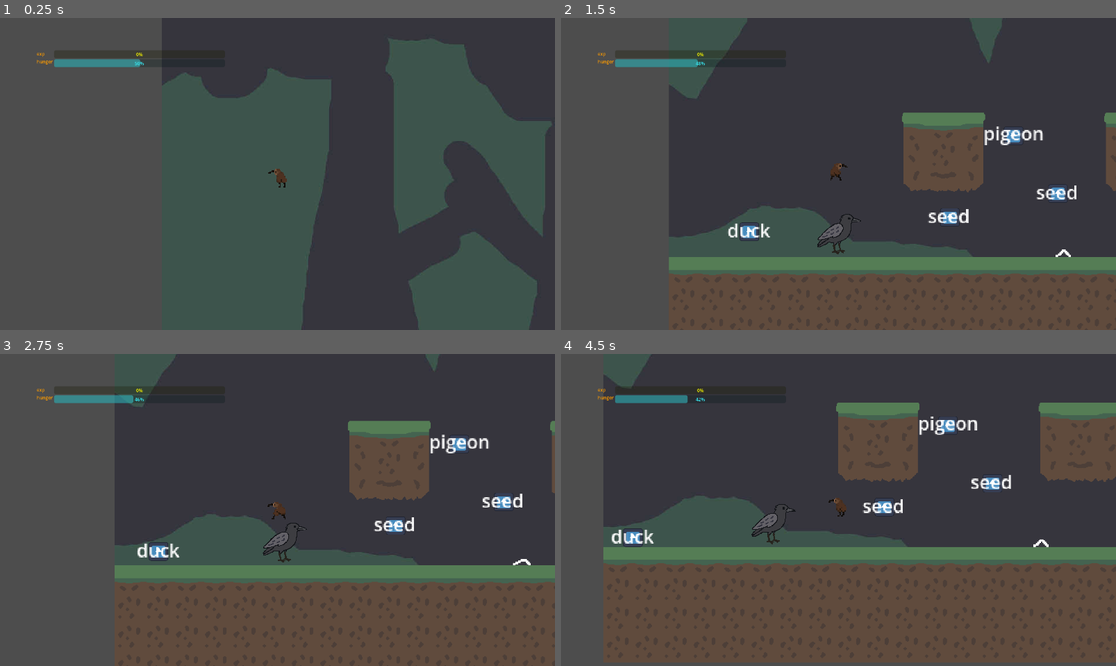
Above: before the commit, frames 1-4 (two rows, left to right).
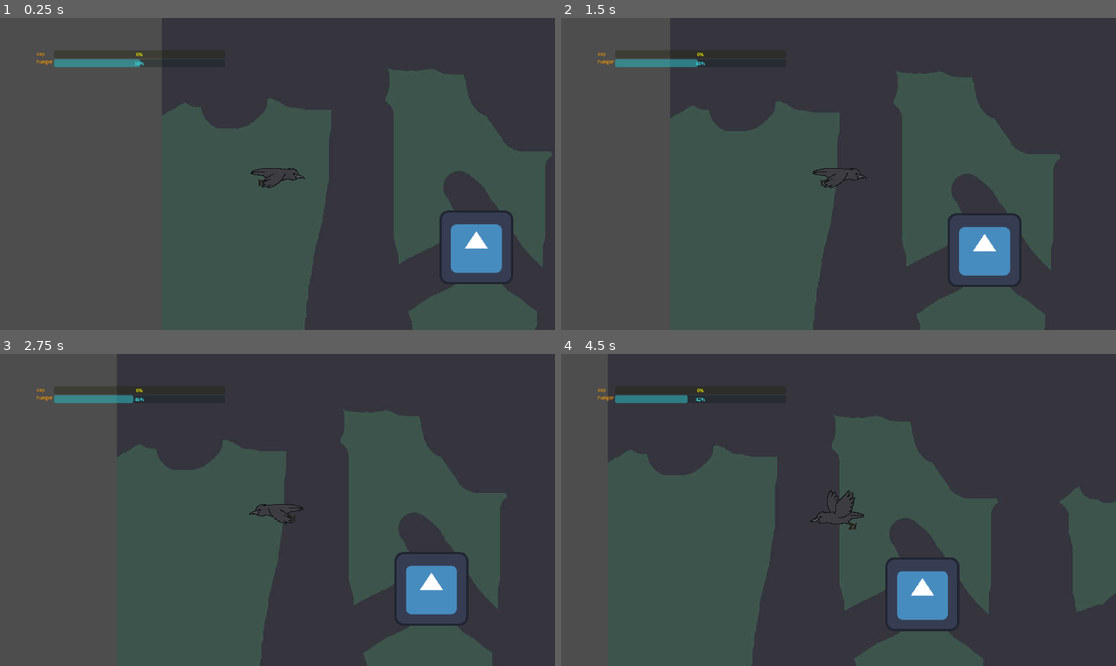
Above: after the commit, the same moments.

Repository: 2192375d/spring2djam
Game: Godot game, scene res://world/World.tscn
Two runs of this game, one before a commit and one after it. Both use one fixed random seed, a clock stepped at 60 frames per second and the inputs below. The engine's default icon, where the game draws it, is replaced by a stand-in: a white triangle on a blue panel in a dark square.
Inputs:
- Up to frame 1 (0.25 s): no input
- Up to frame 2 (1.5 s): hold D (right) from 0.53 s (still down); tap Space (space) at 0.6, 1.35 s; tap W (up) at 0.77 s
- Up to frame 3 (2.75 s): tap W (up) at 1.52 s; release D (right) at 2.03 s; hold A (left) from 2.03 s (still down); tap Space (space) at 2.1 s
- Up to frame 4 (4.5 s): release A (left) at 2.78 s; hold D (right) 2.78-4.28 s; tap Space (space) at 2.85, 3.6, 4.35 s; tap W (up) at 3.02, 3.77 s; hold A (left) from 4.28 s (still down)

The runs differ from the first frame. In frame 1, 11% of the frame differs, in the area x 29-100%, y 6-100%; in frame 2, 42%; in frame 3, 41%; in frame 4, 50%, in the area x 7-100%, y 0-100%.

Commit message:
feat: flying feature

Diff:
--- a/autoloads/constants.gd
+++ b/autoloads/constants.gd
@@ -45,7 +45,7 @@
 
 var entity_dict: Dictionary[EntityID, PackedScene] = {
 	EntityID.WORM: load("uid://d2kw626g1cvh2"),
-
+	EntityID.CROW : load("uid://cxb7ymqcrgll7"),
 	EntityID.KIWI: load("uid://n17g23ay3e7i"),
 }
 
--- a/entity/flying_animal.gd
+++ b/entity/flying_animal.gd
@@ -10,16 +10,87 @@
 @export var vision_area : Area2D
 @export var eating_area : Area2D
 
+var preylist : Array[Animal]
+var predatorlist : Array[Animal]
+var accel_scale = 1
+
 func _ready() -> void:
+	print(self)
+	animation.play("idle")
+
+	# connect signals
+	self.vision_area.body_entered.connect(_on_vision_body_entered)
+	self.vision_area.body_exited.connect(_on_vision_body_exited)
+	self.eating_area.body_entered.connect(_on_eating_area_body_entered)
 	pass
 
 func player_movement(_delta: float) -> void:
+
+
 	velocity = Vector2.ZERO
 
 	var direction_vector: Vector2 = Input.get_vector("left", "right", "up", "down")
 	velocity = direction_vector * speed
 
+	if !is_on_floor():
+		animation.play("fly")
+		self.rotation = self.velocity.normalized().angle()
+
+		if velocity.x < 0:
+			self.rotation = self.rotation-PI
+			animation.flip_h = true
+		elif velocity.x > 0:
+			animation.flip_h = false
+		elif (velocity.x == 0 && velocity.y != 0):
+			if (animation.flip_h):
+				self.rotation = self.rotation+PI
+
+		if (self.velocity.y > 0):
+			accel_scale += Constants.GRAVITY / 10 * _delta
+		else:
+			accel_scale -= Constants.GRAVITY / 20 * _delta
+		accel_scale = max(1, accel_scale)
+
+		self.velocity *= accel_scale
+
+
+	else:
+		animation.play("walk")
+		self.rotation = 0
+		if velocity.x < 0:
+			animation.flip_h = true
+		elif velocity.x > 0:
+			animation.flip_h = false
+
+
+
 func _physics_process(delta: float) -> void:
 	if get_parent() is not Player:
 		pass
 	move_and_slide()
+
+func _on_vision_body_entered(body: Node2D) -> void:
+	# check predator or prey
+	if body is Animal:
+		if body.entity_resource.hierarchy < entity_resource.hierarchy:
+			preylist.push_back(body)
+		elif body.entity_resource.hierarchy > entity_resource.hierarchy:
+			predatorlist.push_back(body)
+
+func _on_vision_body_exited(body: Node2D) -> void:
+	if body is Animal:
+		if body.entity_resource.hierarchy < entity_resource.hierarchy:
+			# remove the corresponding body
+			if (body in preylist):
+				preylist.remove_at(preylist.find(body))
+		elif body.entity_resource.hierarchy > entity_resource.hierarchy:
+			if (body in predatorlist):
+				predatorlist.remove_at(predatorlist.find(body))
+
+func _on_eating_area_body_entered(body: Node2D) -> void:
+	if body is Animal:
+		if body.entity_resource.hierarchy < entity_resource.hierarchy:
+			if get_parent() is Player:
+				var player: Player = get_parent() as Player
+				player.eat(body.entity_resource.exp_gain, body.entity_resource.hunger_gain)
+			body.die()
--- a/entity/ground_animal.gd
+++ b/entity/ground_animal.gd
@@ -76,14 +76,14 @@
 	var x_direction: float = sign(Input.get_axis("left", "right"))
 	if x_direction < 0.0:
 		animation.play("walk")
-		animation.flip_h = false
+		animation.flip_h = true
 	elif x_direction > 0.0:
 		animation.play("walk")
-		animation.flip_h = true
+		animation.flip_h = false
 	else:
 		animation.play("idle")
+	velocity.x = x_direction * speed
 
-	velocity.x = x_direction * speed
 
 func _on_eating_area_body_entered(body: Node2D) -> void:
 	if body is Animal:
--- a/entity/scenes/butterfly.tscn
+++ b/entity/scenes/butterfly.tscn
@@ -41,10 +41,18 @@
 [sub_resource type="CircleShape2D" id="CircleShape2D_0sod6"]
 radius = 12.539936
 
-[node name="Butterfly" type="CharacterBody2D" unique_id=936244655]
+[sub_resource type="CircleShape2D" id="CircleShape2D_0kf1m"]
+radius = 136.00827
+
+[node name="Butterfly" type="CharacterBody2D" unique_id=936244655 node_paths=PackedStringArray("animation", "vision_area", "eating_area")]
 scale = Vector2(2, 2)
 script = ExtResource("1_0kf1m")
 speed = 100.0
+animation = NodePath("AnimatedSprite2D")
+domain_radius = null
+domain_point = null
+vision_area = NodePath("VisionArea")
+eating_area = NodePath("EatingArea")
 entity_resource = SubResource("Resource_leakp")
 
 [node name="AnimatedSprite2D" type="AnimatedSprite2D" parent="." unique_id=827106777]
@@ -69,4 +77,8 @@
 shape = SubResource("CircleShape2D_0sod6")
 debug_color = Color(0.9862979, 0, 0.32981443, 0.41960785)
 
-[connection signal="body_entered" from="EatingArea" to="." method="_on_eating_area_body_entered"]
+[node name="VisionArea" type="Area2D" parent="." unique_id=729057460]
+
+[node name="CollisionShape2D" type="CollisionShape2D" parent="VisionArea" unique_id=779019025]
+shape = SubResource("CircleShape2D_0kf1m")
+debug_color = Color(3.85046e-07, 0.64647317, 0.27174348, 0.41960785)
--- a/entity/scenes/crow.tscn
+++ b/entity/scenes/crow.tscn
@@ -2,6 +2,7 @@
 
 [ext_resource type="Script" uid="uid://dnp1yaxxdd2wl" path="res://entity/flying_animal.gd" id="1_yny8u"]
 [ext_resource type="Script" uid="uid://nd7o5mrcn55k" path="res://entity/entity_resource.gd" id="2_v068a"]
+[ext_resource type="Texture2D" uid="uid://nox2jxqbgkab" path="res://art/animals/crow/crow-flying.png" id="3_d1ypr"]
 [ext_resource type="Texture2D" uid="uid://bqlduvaiwyff5" path="res://art/animals/crow/crow-standing.png" id="3_v068a"]
 [ext_resource type="Texture2D" uid="uid://ddq080b62upbd" path="res://art/animals/crow/crow-walking-Sheet.png" id="4_d1ypr"]
 
@@ -14,6 +15,14 @@
 hunger_gain = 15
 hunger_max = 40
 metadata/_custom_type_script = "uid://nd7o5mrcn55k"
+
+[sub_resource type="AtlasTexture" id="AtlasTexture_71wpw"]
+atlas = ExtResource("3_d1ypr")
+region = Rect2(0, 0, 200, 200)
+
+[sub_resource type="AtlasTexture" id="AtlasTexture_mbosr"]
+atlas = ExtResource("3_d1ypr")
+region = Rect2(200, 0, 200, 200)
 
 [sub_resource type="AtlasTexture" id="AtlasTexture_pcn5m"]
 atlas = ExtResource("4_d1ypr")
@@ -36,6 +45,17 @@
 "frames": [],
 "loop": true,
 "name": &"eat",
+"speed": 5.0
+}, {
+"frames": [{
+"duration": 1.0,
+"texture": SubResource("AtlasTexture_71wpw")
+}, {
+"duration": 1.0,
+"texture": SubResource("AtlasTexture_mbosr")
+}],
+"loop": true,
+"name": &"fly",
 "speed": 5.0
 }, {
 "frames": [{
@@ -70,17 +90,23 @@
 [sub_resource type="CircleShape2D" id="CircleShape2D_0sod6"]
 radius = 12.539936
 
-[node name="Crow" type="CharacterBody2D" unique_id=936244655]
+[sub_resource type="CircleShape2D" id="CircleShape2D_v068a"]
+radius = 160.01799
+
+[node name="Crow" type="CharacterBody2D" unique_id=936244655 node_paths=PackedStringArray("animation", "vision_area", "eating_area")]
 scale = Vector2(5, 5)
 script = ExtResource("1_yny8u")
 speed = 100.0
+animation = NodePath("AnimatedSprite2D")
+vision_area = NodePath("VisionArea")
+eating_area = NodePath("EatingArea")
 entity_resource = SubResource("Resource_leakp")
 
 [node name="AnimatedSprite2D" type="AnimatedSprite2D" parent="." unique_id=827106777]
 position = Vector2(-1.4901161e-08, 1.1622906e-06)
 scale = Vector2(0.1328125, 0.12500001)
 sprite_frames = SubResource("SpriteFrames_252sp")
-animation = &"idle"
+animation = &"fly"
 
 [node name="CollisionShape2D" type="CollisionShape2D" parent="." unique_id=996539030]
 shape = SubResource("RectangleShape2D_6k04w")
@@ -91,4 +117,8 @@
 shape = SubResource("CircleShape2D_0sod6")
 debug_color = Color(0.9862979, 0, 0.32981443, 0.41960785)
 
-[connection signal="body_entered" from="EatingArea" to="." method="_on_eating_area_body_entered"]
+[node name="VisionArea" type="Area2D" parent="." unique_id=970738283]
+
+[node name="CollisionShape2D" type="CollisionShape2D" parent="VisionArea" unique_id=1822918762]
+shape = SubResource("CircleShape2D_v068a")
+debug_color = Color(0.30293953, 0.6185986, 0.34089094, 0.41960785)
--- a/entity/scenes/pigeon.tscn
+++ b/entity/scenes/pigeon.tscn
@@ -38,10 +38,19 @@
 [sub_resource type="RectangleShape2D" id="RectangleShape2D_6k04w"]
 size = Vector2(17, 16)
 
-[node name="Pigeon" type="CharacterBody2D" unique_id=936244655]
+[sub_resource type="CircleShape2D" id="CircleShape2D_j3ujl"]
+radius = 12.539936
+
+[sub_resource type="CircleShape2D" id="CircleShape2D_wmuns"]
+radius = 80.52484
+
+[node name="Pigeon" type="CharacterBody2D" unique_id=936244655 node_paths=PackedStringArray("animation", "vision_area", "eating_area")]
 scale = Vector2(2, 2)
 script = ExtResource("1_j3ujl")
 speed = 100.0
+animation = NodePath("AnimatedSprite2D")
+vision_area = NodePath("VisionArea")
+eating_area = NodePath("EatingArea")
 entity_resource = SubResource("Resource_leakp")
 
 [node name="AnimatedSprite2D" type="AnimatedSprite2D" parent="." unique_id=827106777]
@@ -59,3 +68,15 @@
 offset_right = 26.5
 offset_bottom = 9.0
 text = "pigeon"
+
+[node name="EatingArea" type="Area2D" parent="." unique_id=560403562]
+
+[node name="CollisionShape2D" type="CollisionShape2D" parent="EatingArea" unique_id=441247340]
+shape = SubResource("CircleShape2D_j3ujl")
+debug_color = Color(0.9862979, 0, 0.32981443, 0.41960785)
+
+[node name="VisionArea" type="Area2D" parent="." unique_id=183522008]
+
+[node name="CollisionShape2D" type="CollisionShape2D" parent="VisionArea" unique_id=1102807127]
+shape = SubResource("CircleShape2D_wmuns")
+debug_color = Color(0.30293953, 0.6185986, 0.34089094, 0.41960785)
--- a/scripts/create_butterfly_from_duck.gd
+++ b/scripts/create_butterfly_from_duck.gd
@@ -8,7 +8,7 @@
 const TYPE_TO_SCRIPT := {
 	0: "res://entity/plant.gd",
 	1: "res://entity/ground_animal.gd",
-	2: "res://entity/low_flying_animal.gd",
+	2: "res://entity/flying_animal.gd",
 }
 
 func _run() -> void:
--- a/world/World.tscn
+++ b/world/World.tscn
@@ -11,9 +11,7 @@
 [ext_resource type="PackedScene" uid="uid://6ngnf01jash3" path="res://entity/scenes/seed.tscn" id="9_crsqw"]
 [ext_resource type="PackedScene" uid="uid://b20swbnjy7tpn" path="res://entity/scenes/pigeon.tscn" id="10_8mymi"]
 [ext_resource type="PackedScene" uid="uid://bijg1ulfxx0wp" path="res://entity/scenes/duck.tscn" id="11_0n6y5"]
-[ext_resource type="PackedScene" path="res://entity/scenes/crow.tscn" id="12_gqh78"]
-
-[sub_resource type="CanvasTexture" id="CanvasTexture_gv5m4"]
+[ext_resource type="PackedScene" uid="uid://cxb7ymqcrgll7" path="res://entity/scenes/crow.tscn" id="12_gqh78"]
 
 [sub_resource type="TileSetAtlasSource" id="TileSetAtlasSource_txrfu"]
 texture = ExtResource("6_dodpj")
@@ -121,42 +119,61 @@
 texture = ExtResource("6_0wlj7")
 texture_region_size = Vector2i(50, 50)
 0:0/0 = 0
+0:0/0/z_index = -1
 1:0/0 = 0
+1:0/0/z_index = -1
 2:0/0 = 0
+2:0/0/z_index = -1
 3:0/0 = 0
+3:0/0/z_index = -1
 3:0/0/physics_layer_0/polygon_0/points = PackedVector2Array(-25, -4.6763268, 25, -5.2159023, 25, 5.215904, -25, 5.215904)
 3:0/0/physics_layer_0/polygon_0/one_way = true
 4:0/0 = 0
+4:0/0/z_index = -1
 4:0/0/physics_layer_0/polygon_0/points = PackedVector2Array(-25, -4.6763268, 25, -5.2159023, 25, 5.215904, -25, 5.215904)
 4:0/0/physics_layer_0/polygon_0/one_way = true
 5:0/0 = 0
+5:0/0/z_index = -1
 5:0/0/physics_layer_0/polygon_0/points = PackedVector2Array(-25, -4.6763268, 25, -5.2159023, 25, 5.215904, -25, 5.215904)
 5:0/0/physics_layer_0/polygon_0/one_way = true
 6:0/0 = 0
+6:0/0/z_index = -1
 6:0/0/physics_layer_0/polygon_0/points = PackedVector2Array(-25, -4.6763268, 25, -5.2159023, 25, 5.215904, -25, 5.215904)
 6:0/0/physics_layer_0/polygon_0/one_way = true
 7:0/0 = 0
+7:0/0/z_index = -1
 7:0/0/physics_layer_0/polygon_0/points = PackedVector2Array(-25, -4.6763268, 25, -5.2159023, 25, 5.215904, -25, 5.215904)
 7:0/0/physics_layer_0/polygon_0/one_way = true
 0:1/0 = 0
+0:1/0/z_index = -1
 1:1/0 = 0
+1:1/0/z_index = -1
 2:1/0 = 0
+2:1/0/z_index = -1
 3:1/0 = 0
+3:1/0/z_index = -1
 3:1/0/physics_layer_0/polygon_0/points = PackedVector2Array(-25, -4.6763268, 25, -5.2159023, 25, 5.215904, -25, 5.215904)
 3:1/0/physics_layer_0/polygon_0/one_way = true
 4:1/0 = 0
+4:1/0/z_index = -1
 4:1/0/physics_layer_0/polygon_0/points = PackedVector2Array(-25, -4.6763268, 25, -5.2159023, 25, 5.215904, -25, 5.215904)
 4:1/0/physics_layer_0/polygon_0/one_way = true
 5:1/0 = 0
+5:1/0/z_index = -1
 5:1/0/physics_layer_0/polygon_0/points = PackedVector2Array(-25, -4.6763268, 25, -5.2159023, 25, 5.215904, -25, 5.215904)
 5:1/0/physics_layer_0/polygon_0/one_way = true
 6:1/0 = 0
+6:1/0/z_index = -1
 6:1/0/physics_layer_0/polygon_0/points = PackedVector2Array(-25, -4.6763268, 25, -5.2159023, 25, 5.215904, -25, 5.215904)
 6:1/0/physics_layer_0/polygon_0/one_way = true
 0:2/0 = 0
+0:2/0/z_index = -1
 1:2/0 = 0
+1:2/0/z_index = -1
 2:2/0 = 0
+2:2/0/z_index = -1
 3:2/0 = 0
+3:2/0/z_index = -1
 
 [sub_resource type="TileSet" id="TileSet_txrfu"]
 tile_size = Vector2i(50, 50)
@@ -171,17 +188,12 @@
 
 [node name="game_ui" parent="." unique_id=686514258 instance=ExtResource("2_qcaji")]
 
-[node name="TextureRect" type="TextureRect" parent="." unique_id=257559454]
-offset_right = 1152.0
-offset_bottom = 648.0
-texture = SubResource("CanvasTexture_gv5m4")
-metadata/_edit_use_anchors_ = true
-
 [node name="Icon" type="Sprite2D" parent="." unique_id=1001805182]
 position = Vector2(544, 157)
 texture = ExtResource("4_5hvw7")
 
 [node name="TextureRect2" type="TextureRect" parent="." unique_id=536565872]
+z_index = -100
 offset_top = -2055.0
 offset_right = 5760.0
 offset_bottom = 1185.0
@@ -205,6 +217,8 @@
 
 [node name="Worm" parent="." unique_id=1498860485 instance=ExtResource("8_txrfu")]
 position = Vector2(727, 983.00006)
+domain_radius = null
+domain_point = null
 
 [node name="Seed" parent="." unique_id=936244655 instance=ExtResource("9_crsqw")]
 position = Vector2(673, 890)
@@ -217,6 +231,8 @@
 
 [node name="Duck" parent="." unique_id=1763314182 instance=ExtResource("11_0n6y5")]
 position = Vector2(101, 967)
+domain_radius = null
+domain_point = null
 
 [node name="Crow" parent="." unique_id=1761793004 instance=ExtResource("12_gqh78")]
 position = Vector2(293.99997, 959)
--- a/world/player/player.gd
+++ b/world/player/player.gd
@@ -3,6 +3,8 @@
 class_name Player
 
 var animal: Animal
+var PLAYABLE_CHARACTER = Constants.EntityID.CROW
+
 @export var ui: GameUI
 @export var camera: Camera2D
 
@@ -31,7 +33,7 @@
 			ui.update_exp_bar_max(exp_max)
 
 func _ready() -> void:
-	var animal_scene: PackedScene = Constants.entity_dict.get(Constants.EntityID.KIWI)
+	var animal_scene: PackedScene = Constants.entity_dict.get(PLAYABLE_CHARACTER)
 	animal = animal_scene.instantiate()
 	add_child(animal)
 
Binary file added: art/animals/crow/crow-flying.aseprite
Binary file added: art/animals/crow/crow-flying.png
Not shown, added: art/animals/crow/crow-flying.png.import
Not shown: 1 places in entity/scenes/butterfly.tscn that only renumber resources
